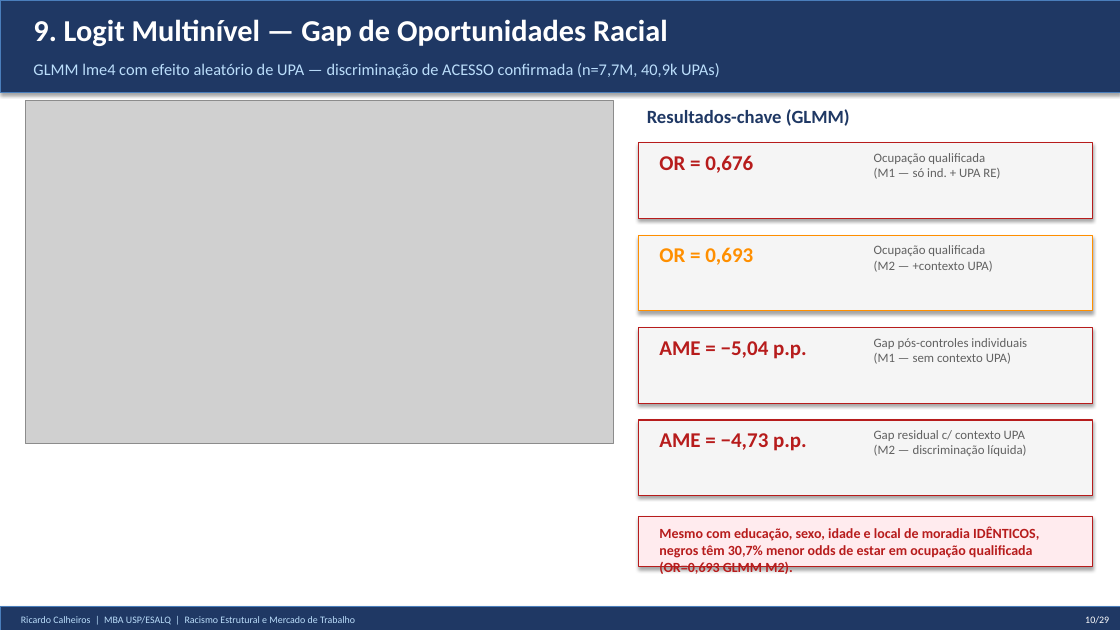
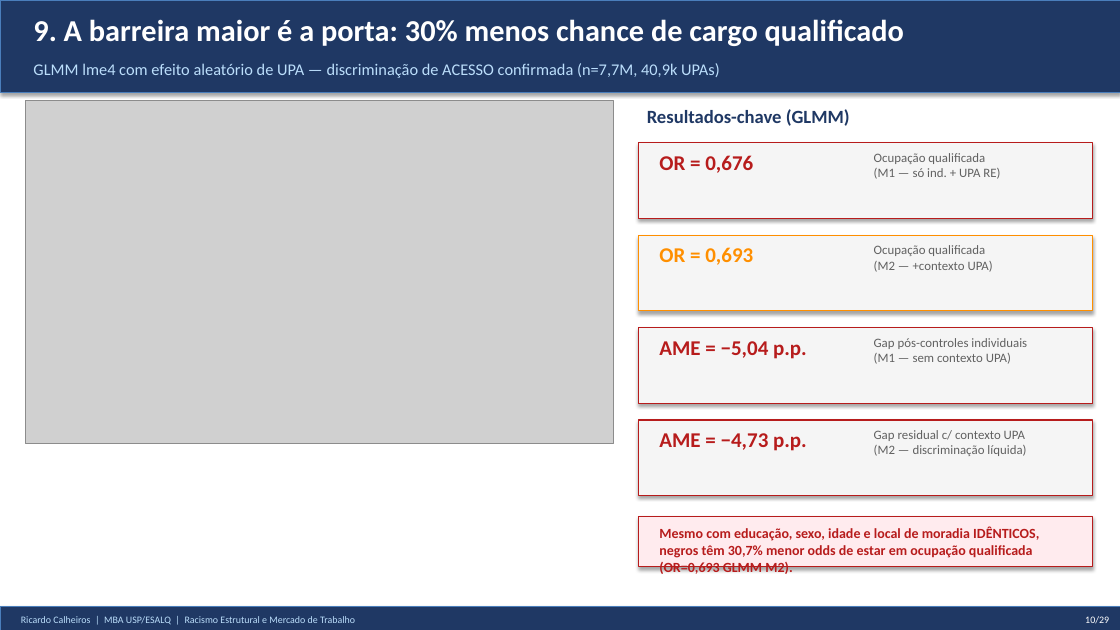
Before and after one commit to rickinrj-ux/ProjetoRacismoPNAD, a slide deck: slide 10 of entregaveis/apresentacao_tcc.pptx. Drawn at 1120x630 pixels with LibreOffice and Linux fonts; fonts in the diff are those of the drawing; grey boxes stand for pictures. Boxes give left, top, right and bottom in pixels: in the first picture for what was removed or moved away, otherwise in the second. Text is boxed around its words. In the diff, an @@ line names an element or a change of style, - is before the commit and + after.

```diff
--- a/entregaveis/apresentacao_tcc.pptx
+++ b/entregaveis/apresentacao_tcc.pptx
@@ text at <box>33,19,904,46</box>: text changed @@
-9. Logit Multinível — Gap de Oportunidades Racial
+9. A barreira maior é a porta: 30% menos chance de cargo qualificado
```
Also in this commit, not shown: 18 other slides changed, 15 other files.
